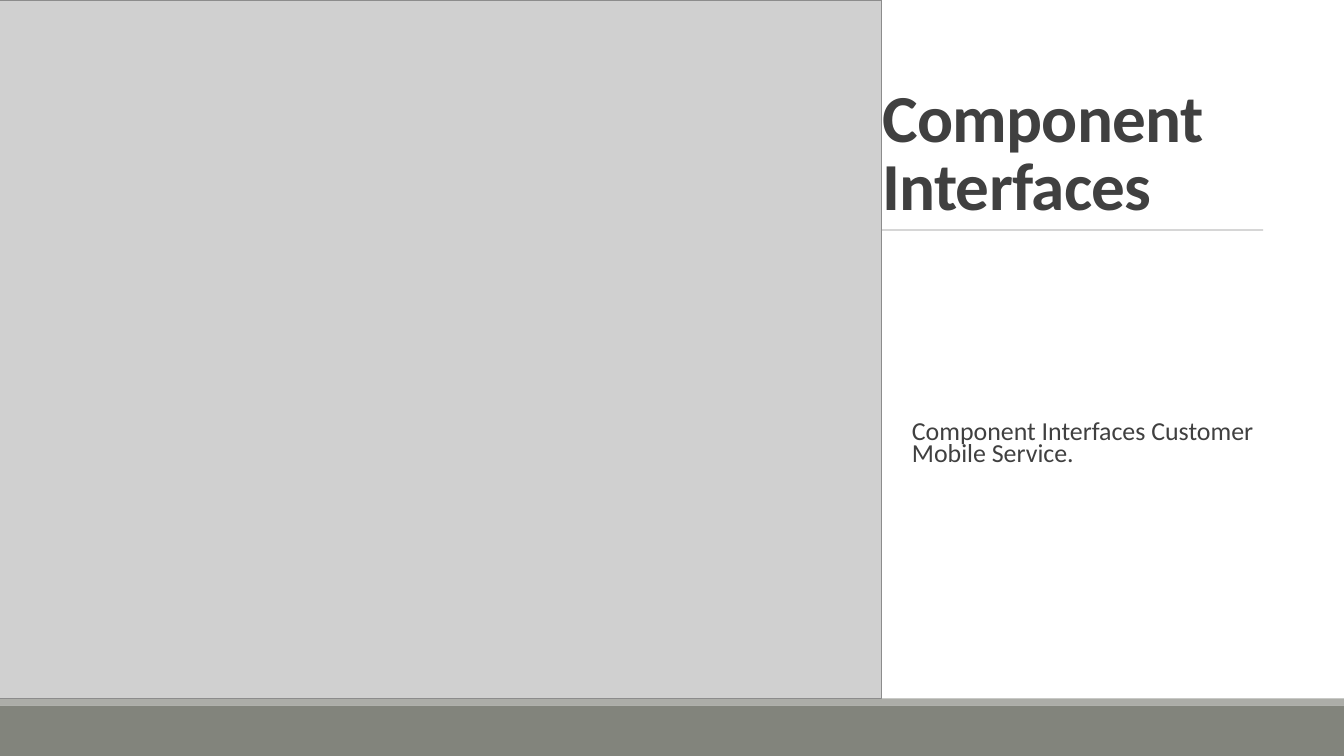
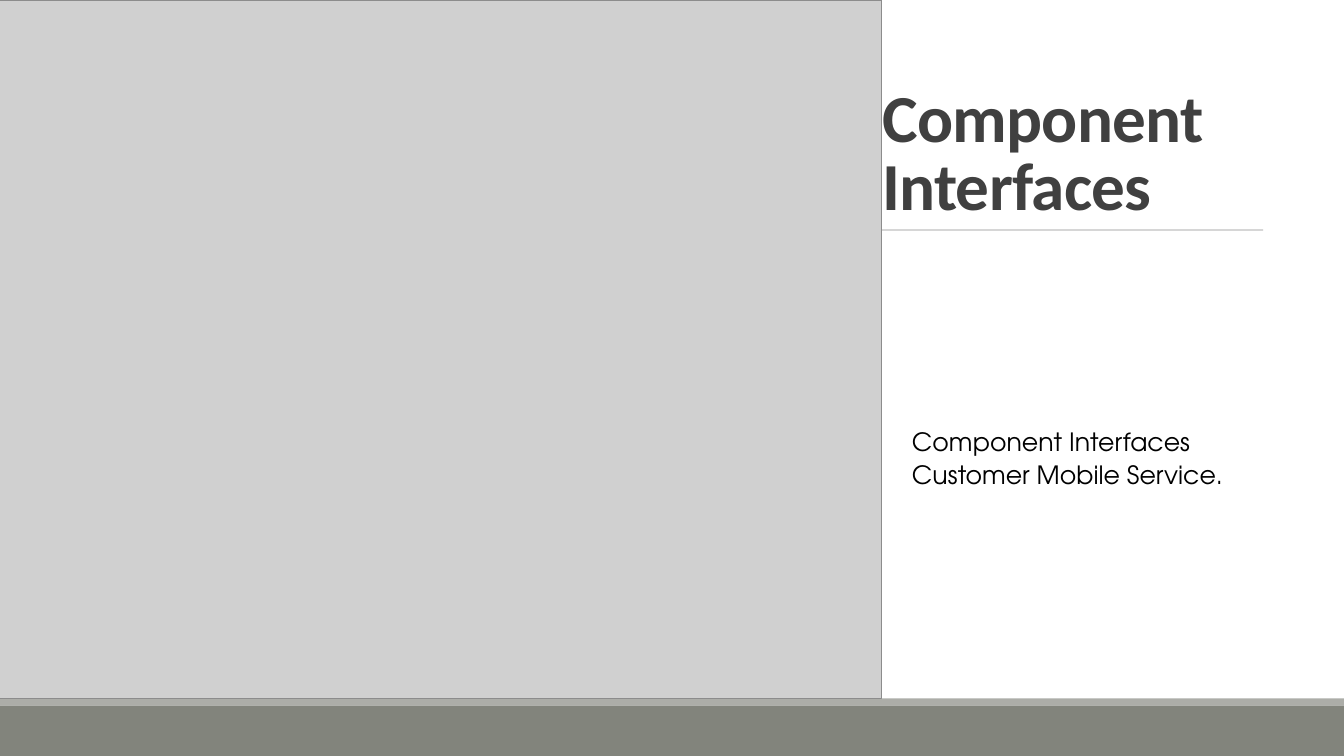
Before and after one commit to valearm/SafeStreets-Project-SE2, a slide deck: slide 12 of SafeStreet_MP_Presentation.pptx. Drawn at 1344x756 pixels with LibreOffice and Linux fonts; fonts in the diff are those of the drawing; grey boxes stand for pictures. Boxes give left, top, right and bottom in pixels: in the first picture for what was removed or moved away, otherwise in the second. Text is boxed around its words. In the diff, an @@ line names an element or a change of style, - is before the commit and + after.

```diff
--- a/SafeStreet_MP_Presentation.pptx
+++ b/SafeStreet_MP_Presentation.pptx
@@ text "Component Interfaces Customer Mobile Service." at (912, 432, 1223, 485): size 18.5 to 18 pt, font Calibri to TeX Gyre Adventor, text colour #404040 to #000000; line spacing 0.7 to 1.1 @@
```
Also in this commit, not shown: 4 other slides changed.
